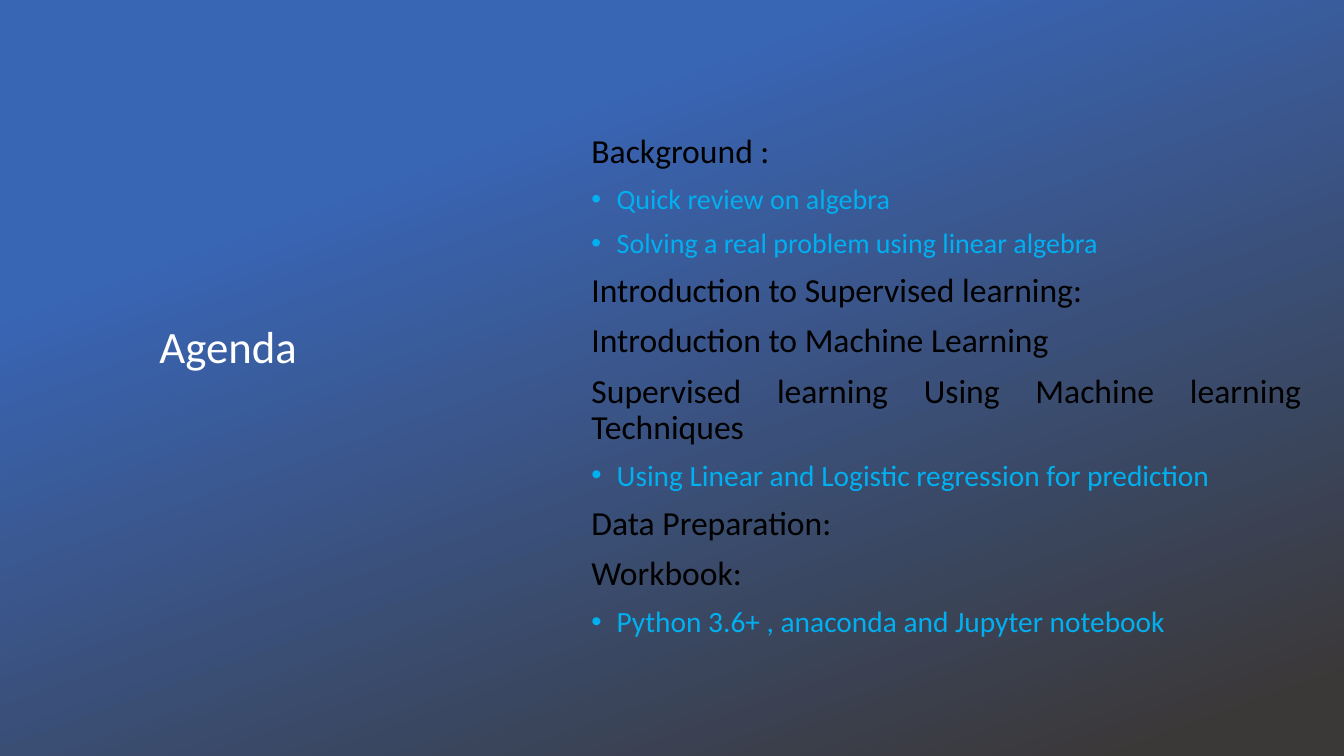
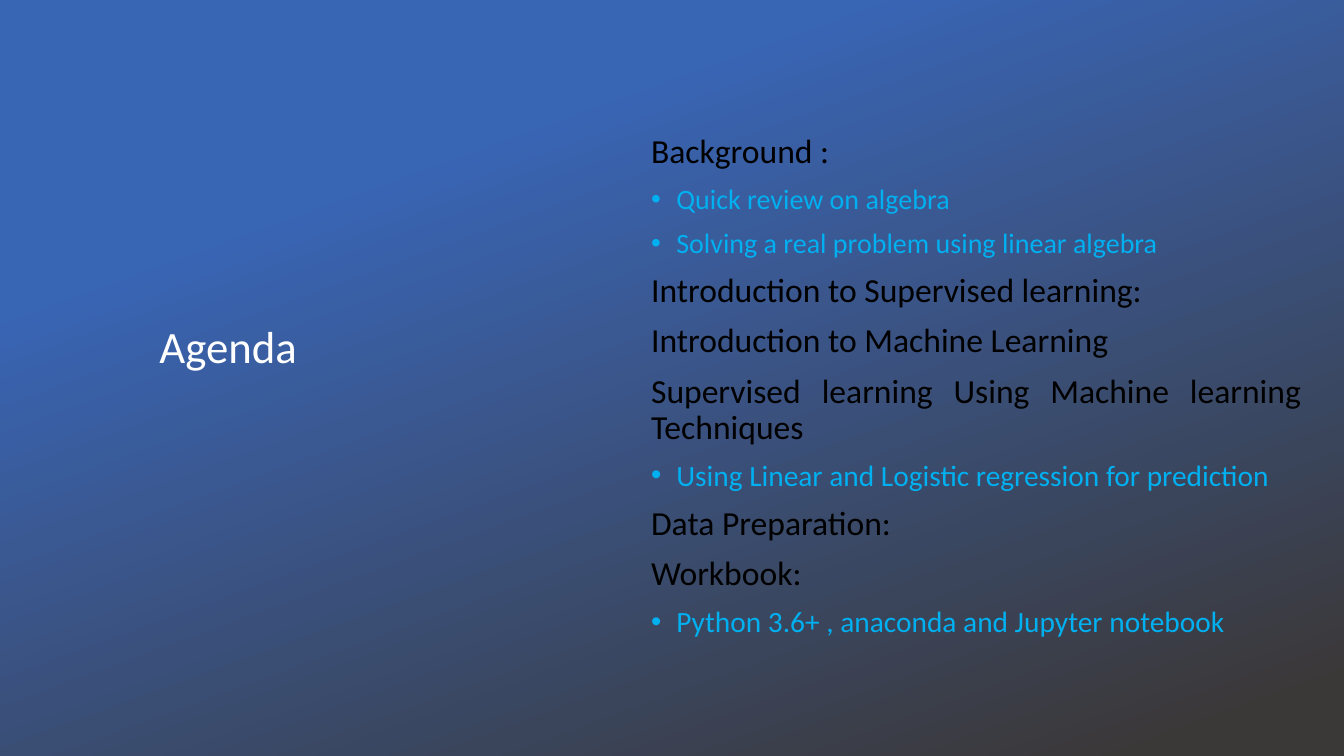
Before and after one commit to BabakEA/Introduction-to-Machine-Learning, a slide deck: slide 3 of Supervised_Learning/Read_Me.pptx. Drawn at 1344x756 pixels with LibreOffice and Linux fonts; fonts in the diff are those of the drawing; background and template pictures are left out. Boxes give left, top, right and bottom in pixels: in the first picture for what was removed or moved away, otherwise in the second. Text is boxed around its words. In the diff, an @@ line names an element or a change of style, - is before the commit and + after.

```diff
--- a/Supervised_Learning/Read_Me.pptx
+++ b/Supervised_Learning/Read_Me.pptx
@@ text "Background :" rewrapped from box(591, 139, 1301, 637) to box(651, 139, 1301, 637) @@
```
Also in this commit, not shown: 8 other slides changed.
